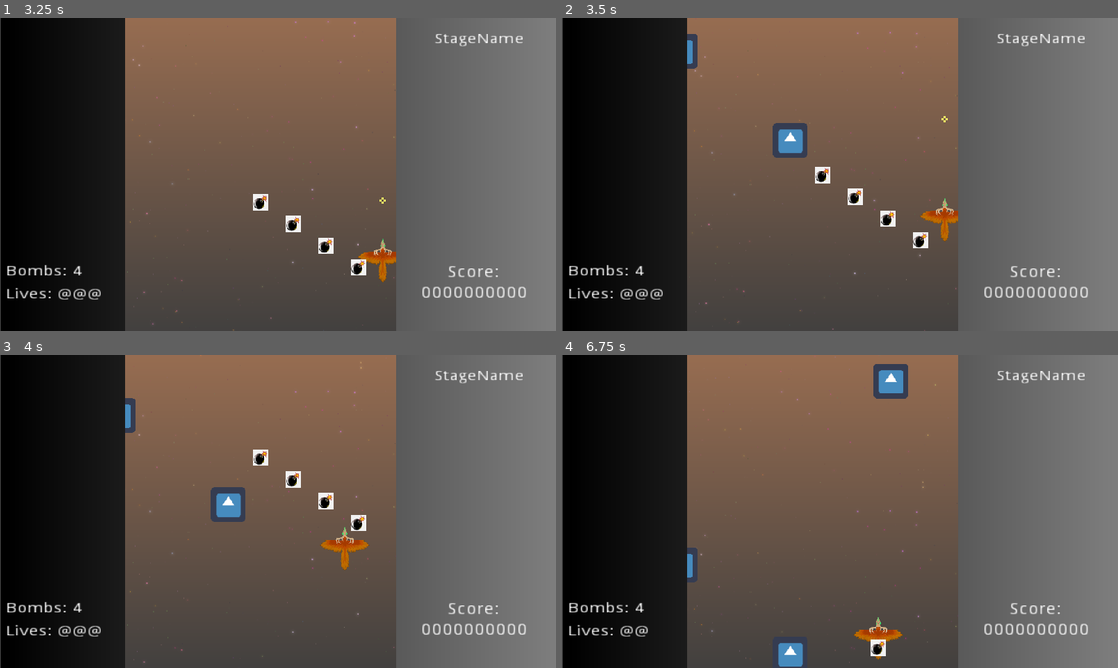
Above: before the commit, frames 1-4 (two rows, left to right).
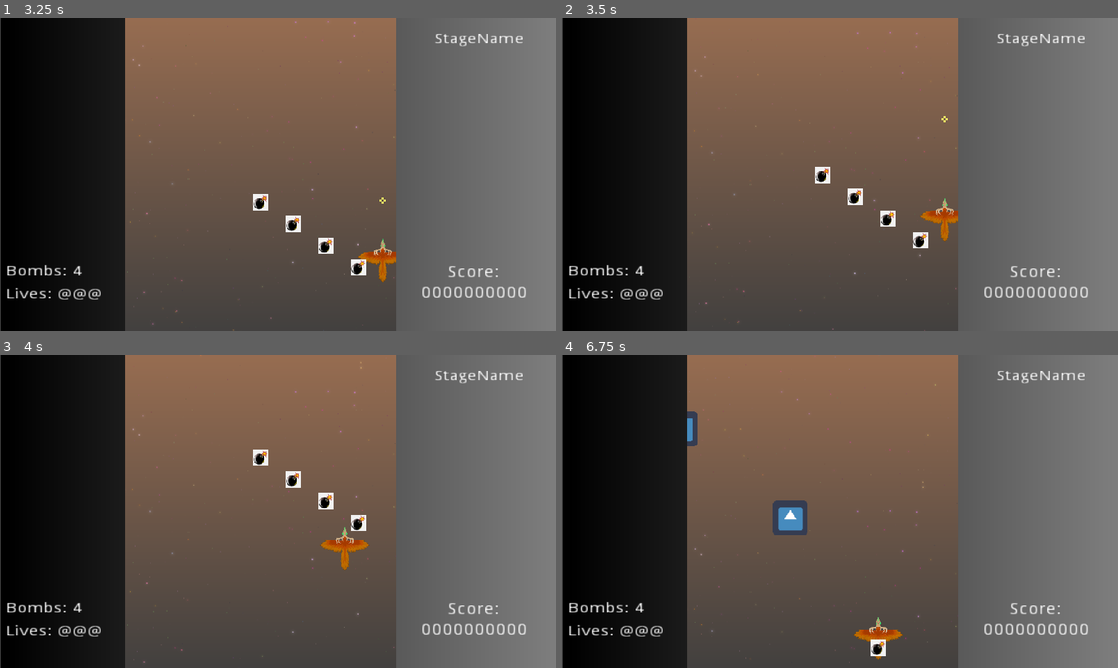
Above: after the commit, the same moments.

Repository: kyperbelt/MetalBurstPGJ
Game: Godot game, scene res://Screens/TitleScreen.tscn
Two runs of this game, one before a commit and one after it. Both use one fixed random seed, a clock stepped at 60 frames per second and the inputs below. The engine's default icon, where the game draws it, is replaced by a stand-in: a white triangle on a blue panel in a dark square.
Inputs:
- Up to frame 1 (3.25 s): tap Enter (ui_accept) at 0.5, 0.77, 1.52, 2, 3.02 s; hold D (move_right) 0.53-1.28 s; hold Space (fire) 0.53-1.28 s; hold S (move_down) 1.28-2.03 s; tap Shift (move_slower) at 1.35 s; hold D (move_right) 2.03-2.78 s; hold X (player_bomb) 2.03-2.78 s; hold W (move_up) from 2.78 s (still down); tap Space (fire) at 2.85 s
- Up to frame 2 (3.5 s): keep holding W (move_up)
- Up to frame 3 (4 s): release W (move_up) at 3.53 s; hold A (move_left) from 3.53 s (still down); hold Shift (move_slower) from 3.53 s (still down); tap Enter (ui_accept) at 3.77 s
- Up to frame 4 (6.75 s): release Shift (move_slower) at 4.28 s; tap X (player_bomb) at 4.35 s; tap Enter (ui_accept) at 4.52, 6.02 s; release A (move_left) at 5.03 s; hold S (move_down) 5.03-5.78 s; hold Space (fire) 5.03-5.78 s; hold D (move_right) 5.78-6.53 s; tap Shift (move_slower) at 5.85 s; hold W (move_up) from 6.53 s (still down); hold X (player_bomb) from 6.53 s (still down)

Frame 1 is identical in both runs. In frame 2, 0.9% of the frame differs, in the area x 22-45%, y 5-45%; in frame 3, 0.9%; in frame 4, 2.2%, in the area x 15-63%, y 2-100%.

Commit message:
EndStageEvent Node points to a target scene and when it is executed it will change to that node.

Diff:
--- a/MetalBurstGame/Stages/TestStage.tscn
+++ b/MetalBurstGame/Stages/TestStage.tscn
@@ -8,6 +8,7 @@
 [ext_resource path="res://systems/StageDirector/StageDirector.tscn" type="PackedScene" id=6]
 [ext_resource path="res://systems/StageDirector/Events/SpawnEvent.tscn" type="PackedScene" id=7]
 [ext_resource path="res://systems/StageDirector/Events/EndStageEvent.tscn" type="PackedScene" id=8]
+[ext_resource path="res://Screens/GameOverScreen.tscn" type="PackedScene" id=9]
 
 [sub_resource type="Gradient" id=1]
 
@@ -35,15 +36,16 @@
 [node name="StageDirector" parent="." instance=ExtResource( 6 )]
 position = Vector2( 480, 0 )
 bounds_color = Color( 0, 0.6, 1, 1 )
+duration = 30.0
 LevelScene = NodePath("../Level")
 
 [node name="END" parent="StageDirector" index="1"]
-position = Vector2( 662.04, -1421.86 )
+position = Vector2( 1086.64, -1584.4 )
 scale = Vector2( 7.06361, 5.00941 )
 
 [node name="SpawnEvent" parent="StageDirector" instance=ExtResource( 7 )]
-position = Vector2( -149.244, -481.109 )
-event_time = 3.38367
+position = Vector2( -149.244, -422.459 )
+event_time = 7.99907
 spawn_x = -149.244
 
 [node name="Enemy4" parent="StageDirector/SpawnEvent" groups=[
@@ -52,8 +54,8 @@
 position = Vector2( 2.13269, -112.133 )
 
 [node name="SpawnEvent4" parent="StageDirector" instance=ExtResource( 7 )]
-position = Vector2( 94.1789, -260.767 )
-event_time = 1.83399
+position = Vector2( 94.1789, -228.98 )
+event_time = 4.33563
 spawn_x = 94.1789
 
 [node name="Enemy4" parent="StageDirector/SpawnEvent4" groups=[
@@ -67,9 +69,9 @@
 position = Vector2( -356.252, 49.3885 )
 
 [node name="SpawnEvent2" parent="StageDirector" instance=ExtResource( 7 )]
-position = Vector2( 125.478, -840.247 )
-event_time = 5.90951
-spawn_x = 125.478
+position = Vector2( 76.4353, -849.506 )
+event_time = 16.085
+spawn_x = 76.4353
 
 [node name="Enemy4" parent="StageDirector/SpawnEvent2" groups=[
 "Enemy",
@@ -77,8 +79,8 @@
 position = Vector2( 2.13269, -112.133 )
 
 [node name="SpawnEvent3" parent="StageDirector" instance=ExtResource( 7 )]
-position = Vector2( 123.597, -512.125 )
-event_time = 3.60181
+position = Vector2( 123.597, -449.694 )
+event_time = 8.51476
 spawn_x = 123.597
 
 [node name="Enemy4" parent="StageDirector/SpawnEvent3" groups=[
@@ -87,8 +89,9 @@
 position = Vector2( 2.13269, -112.133 )
 
 [node name="EndStageEvent" parent="StageDirector" instance=ExtResource( 8 )]
-position = Vector2( -120.01, -1421.86 )
-Target = NodePath("")
+position = Vector2( -186.594, -1584.4 )
+event_time = 30.0
+Target = ExtResource( 9 )
 [connection signal="tree_entered" from="Level" to="Level" method="_on_Level_tree_entered"]
 [connection signal="tree_exited" from="Level" to="Level" method="_on_Level_tree_exited"]
 
--- a/MetalBurstGame/systems/StageDirector/Events/EndStageEvent.gd
+++ b/MetalBurstGame/systems/StageDirector/Events/EndStageEvent.gd
@@ -10,8 +10,13 @@
 desired scene. You can specify if you want there to be an delay from
 the time it executes.
 """
-
-export var offset : float setget set_offset,get_offset
+#EXPORTS
+export(String) var E_N_D = get_sep() setget set_sep,get_sep
+func set_sep(_sep):
+	update()
+func get_sep():
+	return ""
+export var delay : float setget set_delay,get_delay
 export(PackedScene) var Target
 
 
@@ -20,11 +25,11 @@
 		set("editor_description",EDITOR_DESC)
 
 
-func get_offset():
-	return offset
+func get_delay():
+	return delay
 
-func set_offset(o):
-	offset = o if o > 0 else 0
+func set_delay(time):
+	delay = time if time > 0 else 0
 	_y_changed()
 
 func get_time():
@@ -37,7 +42,7 @@
 func _y_changed():
 	if(!override_time):
 		var sd = director as StageDirector
-		position.y = sd.get_y_from_alpha((sd.duration+offset)/sd.duration) if sd!=null else position.y
+		position.y = sd.get_y_from_alpha((sd.duration+delay)/sd.duration) if sd!=null else position.y
 		update()
 
 func _process(_delta):
@@ -46,5 +51,10 @@
 
 
 func _execute_event():
+
+	engine.cleanup()
+	var code = director.get_tree().change_scene_to(Target)
+	if(code != OK):
+		print("switching to [%s]" % Target)
 	print("[END STAGE EVENT] executed")
 	pass
--- a/MetalBurstGame/systems/StageDirector/Events/PositionalEvent.gd
+++ b/MetalBurstGame/systems/StageDirector/Events/PositionalEvent.gd
@@ -8,7 +8,11 @@
 #SIGNALS
 
 #EXPORTS
-
+export(String) var P_O_S_I_T_O_N = get_sep() setget set_sep,get_sep
+func set_sep(_sep):
+	update()
+func get_sep():
+	return ""
 	#if true ignores the positional based timing.
 export(bool) var override_time = false
 
@@ -21,10 +25,14 @@
 	if Engine.editor_hint:
 		update()
 
-func _on_timeline_change():
+func _on_timeline_change(duration_changed:bool):
 	if(!override_time):
 		var sd : StageDirector = director as StageDirector
-		var alpha = sd.get_alpha_from_time(event_time)
+		var alpha = 1
+		if(!duration_changed):
+			alpha = sd.get_alpha_from_time(event_time)
+		else:
+			alpha = sd.get_alpha_from_y(position.y)
 		position.y = sd.get_y_from_alpha(alpha)
 		prev_y = position.y
 		set_time_using_alpha(sd.duration,alpha)
@@ -37,6 +45,8 @@
 	override_time = true
 	event_time = duration * alpha
 	override_time = temp
+
+
 
 
 func set_time(time):
--- a/MetalBurstGame/systems/StageDirector/Events/SpawnEvent.gd
+++ b/MetalBurstGame/systems/StageDirector/Events/SpawnEvent.gd
@@ -5,7 +5,12 @@
 
 #SIGNALS
 
-#Exports
+#EXPORTS
+export(String) var S_P_A_W_N = get_sep() setget set_sep,get_sep
+func set_sep(_sep):
+	update()
+func get_sep():
+	return ""
 export(float) var spawn_x = 0 setget set_spawn_x,get_spawn_x
 
 #VARS
--- a/MetalBurstGame/systems/StageDirector/StageDirector.gd
+++ b/MetalBurstGame/systems/StageDirector/StageDirector.gd
@@ -82,6 +82,8 @@
 
 func set_duration(d):
 	duration = d if d > 10 else 10
+	#timeline changed and the duration was changed so its true
+	emit_signal("timeline_changed",true)
 
 func get_duration():
 	return duration
@@ -134,7 +136,8 @@
 		end.position.y = start.position.y - 1000
 	end_position = Vector2(end.position)
 	start_position = Vector2(start.position)
-	emit_signal("timeline_changed")
+	#timeline was changed but the duration was not so its false
+	emit_signal("timeline_changed",false)
 	update()
 
 
--- a/MetalBurstGame/systems/StageDirector/StageEvent.gd
+++ b/MetalBurstGame/systems/StageDirector/StageEvent.gd
@@ -1,7 +1,10 @@
+tool
 extends Node2D
 
 class_name StageEvent, "res://placeholder_assets/class_icons/StageEvent.png"
 
+#EXPORT
+export(String) var B_A_S_E = get_sep() setget set_sep,get_sep
 export(float)var event_time setget set_time,get_time
 
 onready var director = get_parent()
@@ -13,7 +16,7 @@
 	director.connect("timeline_changed",self,"_on_timeline_change")
 
 #override - called when the timeline has changed either in duration or scale
-func _on_timeline_change():
+func _on_timeline_change(duration_changed:bool):
 	pass
 
 func set_time(time):
@@ -30,8 +33,6 @@
 
 func set_sep(_sep):
 	update()
-	pass
-
 func get_sep():
 	return ""
 
--- a/MetalBurstGame/systems/StageEngine.gd
+++ b/MetalBurstGame/systems/StageEngine.gd
@@ -45,12 +45,10 @@
 		get_tree().paused = true
 	if(elapsed>=max_duration):
 		elapsed=0
-		#remove player so that it doesnt get freed
-		player.get_parent().remove_child(player) #=================?????
 
-		var code = get_tree().change_scene("res://Screens/GameOverScreen.tscn")
-		if(code != OK):
-			print("failed to change to gameover screen")
+func cleanup():
+	#remove player so that it doesnt get freed
+	player.get_parent().remove_child(player) #=================?????
 
 #proceess the entities in the level by adding them to engine
 #so that logic works properly
Not shown: 1 places in MetalBurstGame/Stages/TestStage.tscn that only renumber resources
